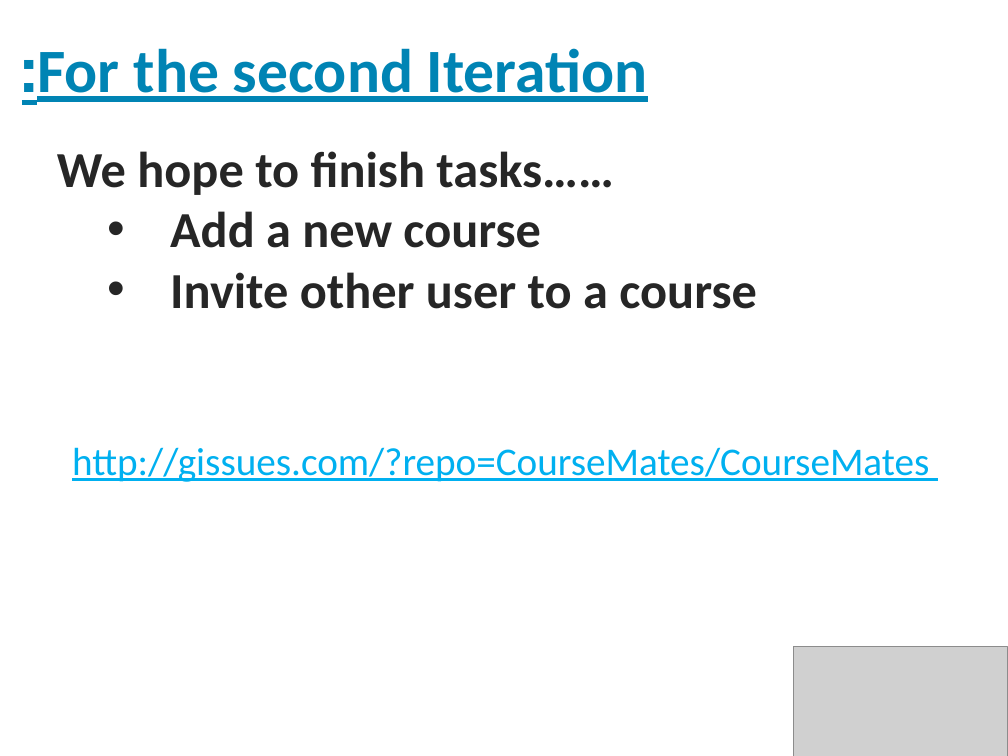
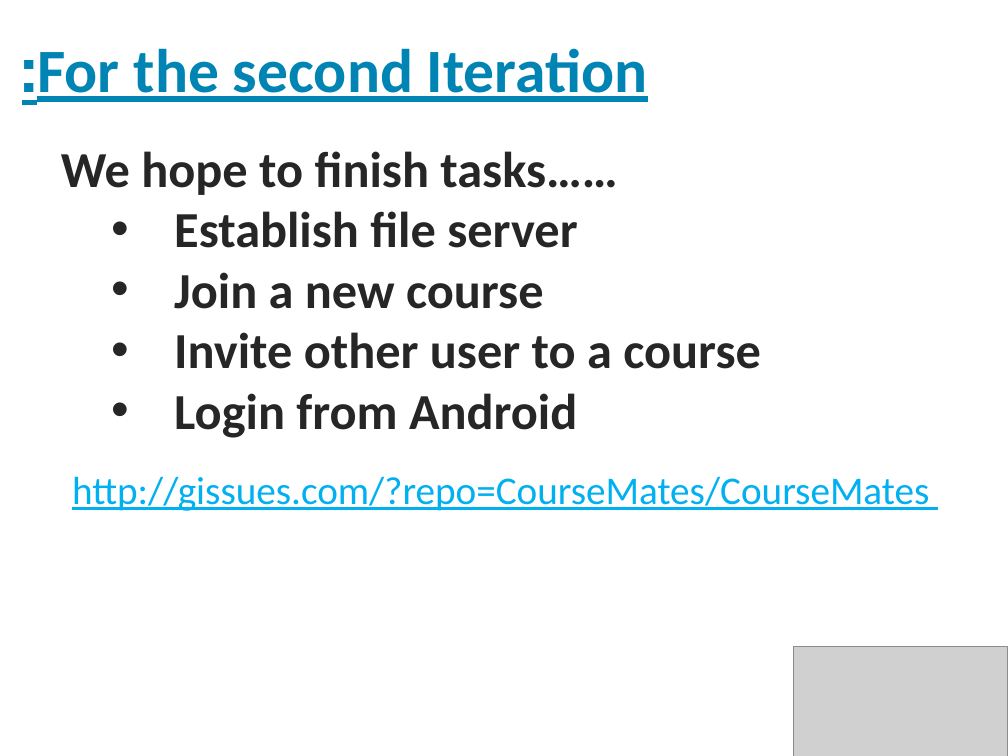
Before and after one commit to CourseMates/CourseMates, a slide deck: slide 9 of Files/Iteration 1.pptx. Drawn at 1008x756 pixels with LibreOffice and Linux fonts; fonts in the diff are those of the drawing; grey boxes stand for pictures; background and template pictures are left out. Boxes give left, top, right and bottom in pixels: in the first picture for what was removed or moved away, otherwise in the second. Text is boxed around its words. In the diff, an @@ line names an element or a change of style, - is before the commit and + after.

Commit message:
task for next iter added

```diff
--- a/Files/Iteration 1.pptx
+++ b/Files/Iteration 1.pptx
@@ text at [174, 211, 577, 309]: text changed @@
-    • Add a new course
+    • Establish file server
+    • Join a new course
@@ text at [174, 393, 577, 438]: paragraph added @@
+    • Login from Android
@@ text "http://gissues.com/?repo=CourseMates/CourseMates": place and size @@
-text "http://gissues.com/?repo=CourseMates/CourseMates" at [72, 447, 929, 482]
+text "http://gissues.com/?repo=CourseMates/CourseMates" at [72, 476, 929, 511]
```
